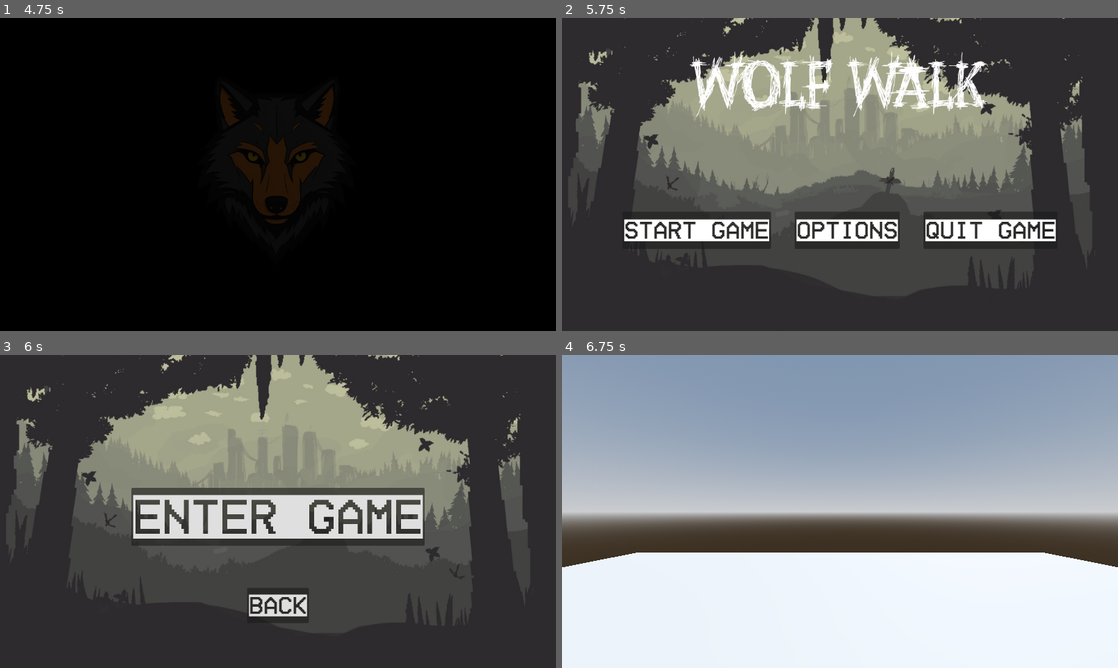
Above: before the commit, frames 1-4 (two rows, left to right).
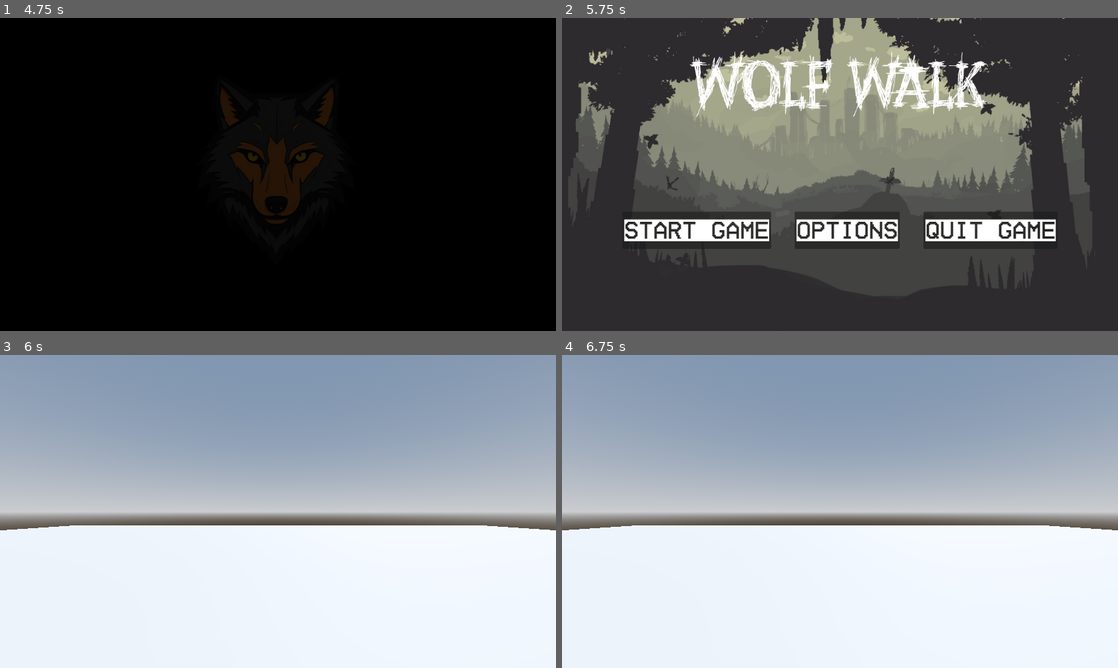
Above: after the commit, the same moments.

Repository: Webby1015/wolf-walk-3d
Game: Godot game, scene res://Scenes/main.tscn
Same seed, same stepped clock (60 frames per second), same inputs: the game is played once before the commit and once after it.
Inputs (mouse positions are in pixels of both pictures, inside the frame that each line leads up to):
- Up to frame 1 (4.75 s): tap Enter at 0.5, 3.5 s; move the mouse to (400, 158) at 0.52 s; move the mouse to (166, 190) at 1.27 s; move the mouse to (333, 105) at 2.02 s; tap Space at 2.75 s; move the mouse to (250, 237) at 2.77 s; move the mouse to (444, 221) at 3.52 s; tap Escape (Pause, bound only after the commit) at 4.15 s; move the mouse to (111, 127) at 4.27 s
- Up to frame 2 (5.75 s): move the mouse to (867, 174) at 5.02 s
- Up to frame 3 (6 s): click "Start Game" at 5.75 s
- Up to frame 4 (6.75 s): click (840, 517) at 6.5 s, where only the run before the commit has a clickable "Enter Game"

Frames 1-2 are identical in both runs. In frame 3, 99% of the frame differs, in the area x 0-100%, y 0-100%; in frame 4, 9.1%.

Commit message:
pause menu

Diff:
--- /dev/null
+++ b/Assets/Shaders/pause_menu.gdshader
@@ -0,0 +1,18 @@
+shader_type canvas_item;
+
+uniform sampler2D screen_texture : hint_screen_texture, filter_linear_mipmap;
+uniform float amount: hint_range(0.0,5.0);
+
+void vertex() {
+	// Called for every vertex the material is visible on.
+}
+
+void fragment() {
+	vec4 color = textureLod(screen_texture,SCREEN_UV,amount);
+	COLOR = color;
+}
+
+//void light() {
+//	// Called for every pixel for every light affecting the CanvasItem.
+//	// Uncomment to replace the default light processing function with this one.
+//}
--- a/Scenes/level.tscn
+++ b/Scenes/level.tscn
@@ -1,4 +1,7 @@
-[gd_scene load_steps=5 format=3 uid="uid://c5nsrybkg1afh"]
+[gd_scene load_steps=7 format=3 uid="uid://c5nsrybkg1afh"]
+
+[ext_resource type="Script" uid="uid://cc177tnqjpp7f" path="res://Scripts/level.gd" id="1_tumq0"]
+[ext_resource type="PackedScene" uid="uid://dygafwdufwwts" path="res://Scenes/pause_menu.tscn" id="2_k5f4k"]
 
 [sub_resource type="ProceduralSkyMaterial" id="ProceduralSkyMaterial_51e2h"]
 sky_horizon_color = Color(0.662243, 0.671743, 0.686743, 1)
@@ -14,9 +17,10 @@
 glow_enabled = true
 
 [sub_resource type="PlaneMesh" id="PlaneMesh_51e2h"]
-size = Vector2(10, 10)
+size = Vector2(30, 30)
 
 [node name="Level" type="Node3D"]
+script = ExtResource("1_tumq0")
 
 [node name="WorldEnvironment" type="WorldEnvironment" parent="."]
 environment = SubResource("Environment_k5f4k")
@@ -28,5 +32,8 @@
 [node name="Camera3D" type="Camera3D" parent="."]
 transform = Transform3D(1, 0, 0, 0, 1, 0, 0, 0, 1, 0, 1, 0)
 
+[node name="PauseMenu" parent="Camera3D" instance=ExtResource("2_k5f4k")]
+visible = false
+
 [node name="MeshInstance3D" type="MeshInstance3D" parent="."]
 mesh = SubResource("PlaneMesh_51e2h")
--- /dev/null
+++ b/Scenes/pause_menu.tscn
@@ -0,0 +1,72 @@
+[gd_scene load_steps=5 format=3 uid="uid://dygafwdufwwts"]
+
+[ext_resource type="FontFile" uid="uid://kb47qdt1kowx" path="res://Assets/Fonts/HomeVideoBold-R90Dv.ttf" id="1_emv3i"]
+[ext_resource type="Script" uid="uid://d077yqo7q5gpr" path="res://Scripts/pause_menu.gd" id="1_k0w1u"]
+[ext_resource type="Shader" uid="uid://dvmrpndlves4k" path="res://Assets/Shaders/pause_menu.gdshader" id="2_1och7"]
+
+[sub_resource type="ShaderMaterial" id="ShaderMaterial_bpi0q"]
+shader = ExtResource("2_1och7")
+shader_parameter/amount = 5.0
+
+[node name="PauseMenu" type="Control"]
+layout_mode = 3
+anchors_preset = 15
+anchor_right = 1.0
+anchor_bottom = 1.0
+grow_horizontal = 2
+grow_vertical = 2
+script = ExtResource("1_k0w1u")
+
+[node name="ColorRect" type="ColorRect" parent="."]
+material = SubResource("ShaderMaterial_bpi0q")
+layout_mode = 1
+anchors_preset = 15
+anchor_right = 1.0
+anchor_bottom = 1.0
+grow_horizontal = 2
+grow_vertical = 2
+
+[node name="MarginContainer" type="MarginContainer" parent="."]
+layout_mode = 1
+anchors_preset = 8
+anchor_left = 0.5
+anchor_top = 0.5
+anchor_right = 0.5
+anchor_bottom = 0.5
+offset_left = -94.0
+offset_top = -61.5
+offset_right = 94.0
+offset_bottom = 61.5
+grow_horizontal = 2
+grow_vertical = 2
+
+[node name="VBoxContainer" type="VBoxContainer" parent="MarginContainer"]
+layout_mode = 2
+size_flags_horizontal = 4
+
+[node name="Resume" type="Button" parent="MarginContainer/VBoxContainer"]
+layout_mode = 2
+size_flags_horizontal = 4
+theme_override_fonts/font = ExtResource("1_emv3i")
+theme_override_font_sizes/font_size = 50
+text = "Resume Game
+"
+
+[node name="Main Menu" type="Button" parent="MarginContainer/VBoxContainer"]
+layout_mode = 2
+theme_override_fonts/font = ExtResource("1_emv3i")
+theme_override_font_sizes/font_size = 50
+text = "Main Menu"
+
+[node name="Quit Game" type="Button" parent="MarginContainer/VBoxContainer"]
+layout_mode = 2
+theme_override_fonts/font = ExtResource("1_emv3i")
+theme_override_font_sizes/font_size = 50
+text = "Quit Game"
+
+[connection signal="mouse_entered" from="MarginContainer/VBoxContainer/Resume" to="." method="_on_resume_mouse_entered"]
+[connection signal="pressed" from="MarginContainer/VBoxContainer/Resume" to="." method="_on_resume_pressed"]
+[connection signal="mouse_entered" from="MarginContainer/VBoxContainer/Main Menu" to="." method="_on_main_menu_mouse_entered"]
+[connection signal="pressed" from="MarginContainer/VBoxContainer/Main Menu" to="." method="_on_main_menu_pressed"]
+[connection signal="mouse_entered" from="MarginContainer/VBoxContainer/Quit Game" to="." method="_on_quit_game_mouse_entered"]
+[connection signal="pressed" from="MarginContainer/VBoxContainer/Quit Game" to="." method="_on_quit_game_pressed"]
--- /dev/null
+++ b/Scripts/level.gd
@@ -0,0 +1,23 @@
+extends Node3D
+@onready var pause_menu: Control = $Camera3D/PauseMenu
+
+var paused = false
+# Called when the node enters the scene tree for the first time.
+func _ready() -> void:
+	pass # Replace with function body.
+
+
+# Called every frame. 'delta' is the elapsed time since the previous frame.
+func _process(delta: float) -> void:
+	if Input.is_action_just_pressed("Pause"):
+		pausemenu()
+
+func pausemenu() -> void:
+	if paused :
+		pause_menu.hide()
+		Engine.time_scale = 1
+	else :
+		pause_menu.show()
+		Engine.time_scale = 0
+
+	paused = !paused
--- a/Scripts/main_menu.gd
+++ b/Scripts/main_menu.gd
@@ -1,20 +1,20 @@
 extends Control
 
 
+#func _on_start_pressed() -> void:
+	#GameManager.navigation.to_levelSelection()
+
 func _on_start_pressed() -> void:
-	GameManager.navigation.to_levelSelection()
+	GameManager.navigation.to_3dLevel()
+func _on_start_mouse_entered() -> void:
+	GameManager.sounds.hoverSound()
 
 func _on_options_pressed() -> void:
 	GameManager.navigation.to_options()
+func _on_options_mouse_entered() -> void:
+	GameManager.sounds.hoverSound()
 
 func _on_quit_pressed() -> void:
 	GameManager.navigation.quit_game()
-
-func _on_start_mouse_entered() -> void:
-	GameManager.sounds.hoverSound()
-
-func _on_options_mouse_entered() -> void:
-	GameManager.sounds.hoverSound()
-
 func _on_button_3_mouse_entered() -> void:
 	GameManager.sounds.hoverSound()
--- /dev/null
+++ b/Scripts/pause_menu.gd
@@ -0,0 +1,30 @@
+extends Control
+
+@onready var game = $"../../"
+
+# Called when the node enters the scene tree for the first time.
+func _ready() -> void:
+	pass # Replace with function body.
+
+
+# Called every frame. 'delta' is the elapsed time since the previous frame.
+func _process(delta: float) -> void:
+	pass
+
+
+func _on_resume_pressed() -> void:
+	game.pausemenu()
+func _on_resume_mouse_entered() -> void:
+	GameManager.sounds.hoverSound()
+
+
+func _on_main_menu_pressed() -> void:
+	GameManager.navigation.to_mainmenu()
+func _on_main_menu_mouse_entered() -> void:
+	GameManager.sounds.hoverSound()
+
+
+func _on_quit_game_pressed() -> void:
+	GameManager.navigation.quit_game()
+func _on_quit_game_mouse_entered() -> void:
+	GameManager.sounds.hoverSound()
--- a/project.godot
+++ b/project.godot
@@ -25,3 +25,11 @@
 [display]
 
 window/stretch/mode="viewport"
+
+[input]
+
+Pause={
+"deadzone": 0.2,
+"events": [Object(InputEventKey,"resource_local_to_scene":false,"resource_name":"","device":-1,"window_id":0,"alt_pressed":false,"shift_pressed":false,"ctrl_pressed":false,"meta_pressed":false,"pressed":false,"keycode":0,"physical_keycode":4194305,"key_label":0,"unicode":0,"location":0,"echo":false,"script":null)
+]
+}
Not shown, added: Assets/Shaders/pause_menu.gdshader.uid
Not shown, added: Scripts/level.gd.uid
Not shown, added: Scripts/pause_menu.gd.uid
